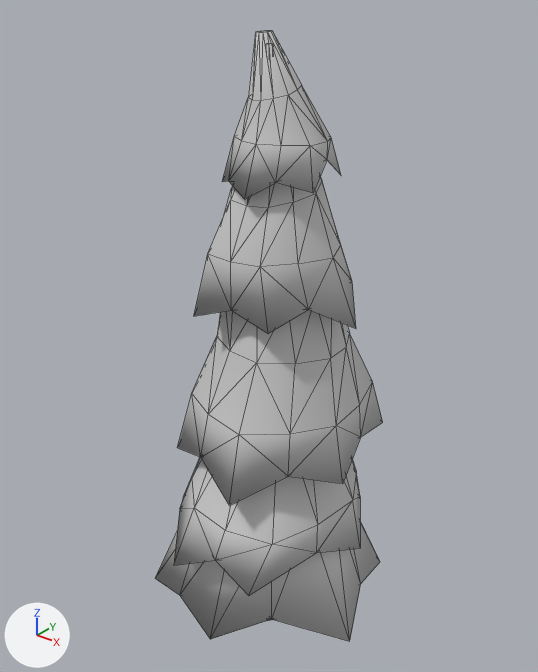
The FBX model ProjectTree/Assets/Models/Trees/AbetoMediano.FBX: old version first, new version second.
Camera for both pictures: a camera (50 mm lens) standing at (3.61, -4.52, 5.94) and looking at (-0.09, 0.1, 3.07). Arrows for +X, +Y and +Z are at lower left; the lights stay in place. Mesh edges are drawn as thin lines.

The scene before the commit, as lines of its bpy script (objects in view):
```python
me_mesh = bpy.data.meshes.new('Mesh')
me_mesh.from_pydata(...)  # 246 vertices, 468 faces; spans x -56.0..65.0, y -58.0..65.0, z 1.0..313.0
me_mesh.materials.append(mat_01___default)  # light grey #cacaca
ob_object011 = bpy.data.objects.new('Object011', me_mesh)
ob_object011.location = (0.0, 0.0, 0.0)
ob_object011.scale = (0.0178, 0.0178, 0.0178)
```
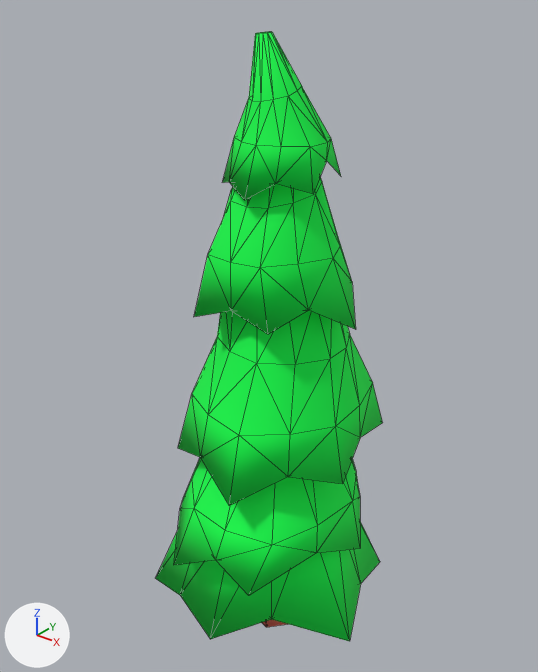
Changed parts and their boxes [x1, y1, x2, y2] in the pictures (538 x 672 px):
'Object011', reshaped, moved, rescaled
    before: [155, 30, 383, 642]
    after: [155, 32, 383, 642]
'Object016', added
    after: [262, 619, 286, 627]
part 1 of me_mesh, deleted
    before: [266, 44, 273, 621]
part 2 of me_mesh, recoloured (grey to green)
    both: [155, 32, 383, 642]

Edits to the bpy script that builds the scene:
```text
Add mat_log:
    mat_log = principled_material('Log')
    mat_log.base_color = (0.835, 0.149, 0.098)  # red #ec6c58
    mat_log.roughness = 0.859
Add mat_foliage:
    mat_foliage = principled_material('Foliage')
    mat_foliage.base_color = (0.0, 1.0, 0.0706)  # green #00ff4b
    mat_foliage.roughness = 0.859
Change me_mesh:
    used by ob_object011; location = (0.0, 0.0, 0.0); scale = (0.0178, 0.0178, 0.0178)
    remove me_mesh.from_pydata(...)  # 246 vertices, 468 faces; spans x -56.0..65.0, y -58.0..65.0, z 1.0..313.0
    add me_mesh.from_pydata(...)  # 204 vertices, 388 faces; spans x -56.0..65.0, y -58.0..65.0, z 25.0..313.0
    me_mesh part 1: the loose piece of 42 vertices spanning x -13.0..14.0, y -13.0..20.0, z 1.0..308.0 is deleted
    me_mesh part 2: 388 faces spanning x -56.0..65.0, y -58.0..65.0, z 25.0..313.0 switch from mat_01___default (light grey #cacaca) to mat_foliage (green #00ff4b)
Add me_mesh_1:
    me_mesh_1.from_pydata([(6.1, -9.7, 0.7), (-2.2, -7.4, 0.7), (-8.8, -4.2, 0.7), (-12.5, 7.9, 0.7), (-2.1, 7.9, 0.7), (6.1, 11.3, 0.7), (14.5, 0.0, 0.7), (6.1, 3.2, 80.1), (9.8, -4.0, 82.7), (-2.2, 4.9, 79.4), (-8.8, 0.0, 81.2), (-8.8, -8.0, 84.1), (-2.2, -12.9, 85.9), (6.1, -11.2, 85.3)], [], [(0, 1, 2), (2, 3, 4), (0, 2, 4), (0, 4, 5), (0, 5, 6), (6, 5, 7), (7, 8, 6), (5, 4, 9), (9, 7, 5), (4, 3, 10), (10, 9, 4), (3, 2, 11), (11, 10, 3), (2, 1, 12), (12, 11, 2), (1, 0, 13), (13, 12, 1), (0, 6, 8), (8, 13, 0), (8, 7, 9), (9, 10, 11), (9, 11, 12), (8, 9, 12), (13, 8, 12)])
    me_mesh_1.materials.append(mat_log)  # red #ec6c58
Change ob_object011:
    add ob_object011.parent = ob_object016
    ob_object011.scale: (0.0178, 0.0178, 0.0178) -> (0.697, 0.697, 0.697)
Add ob_object016:
    ob_object016 = bpy.data.objects.new('Object016', me_mesh_1)
    ob_object016.location = (0.0, 0.0, 0.0)
    ob_object016.scale = (0.0255, 0.0255, 0.0255)
```
